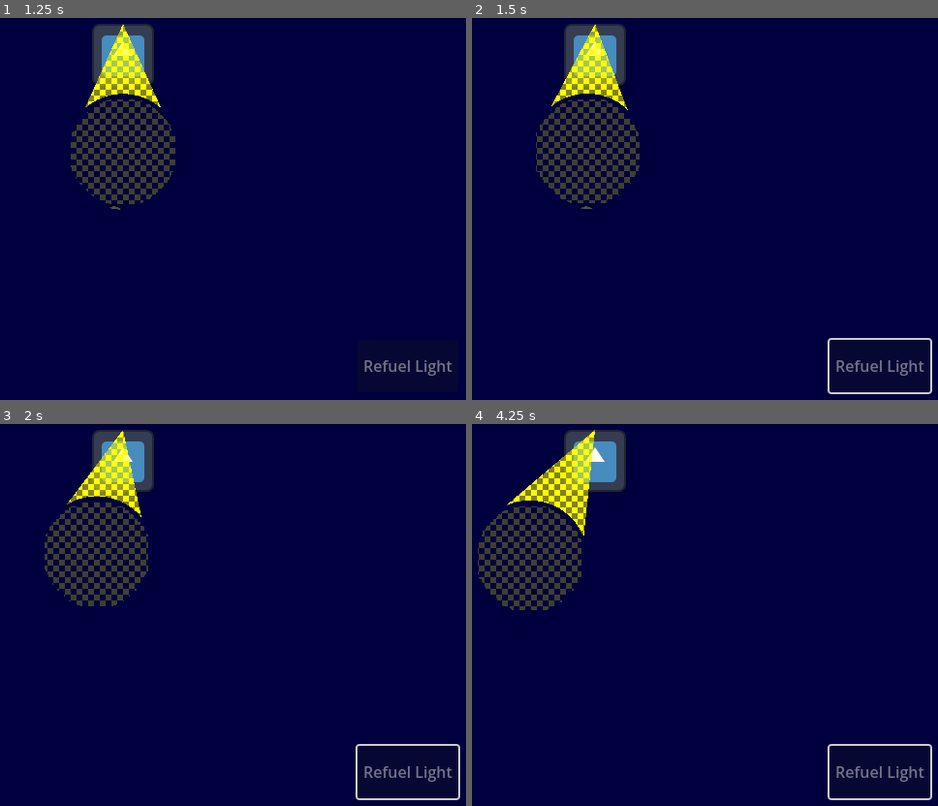
Above: before the commit, frames 1-4 (two rows, left to right).
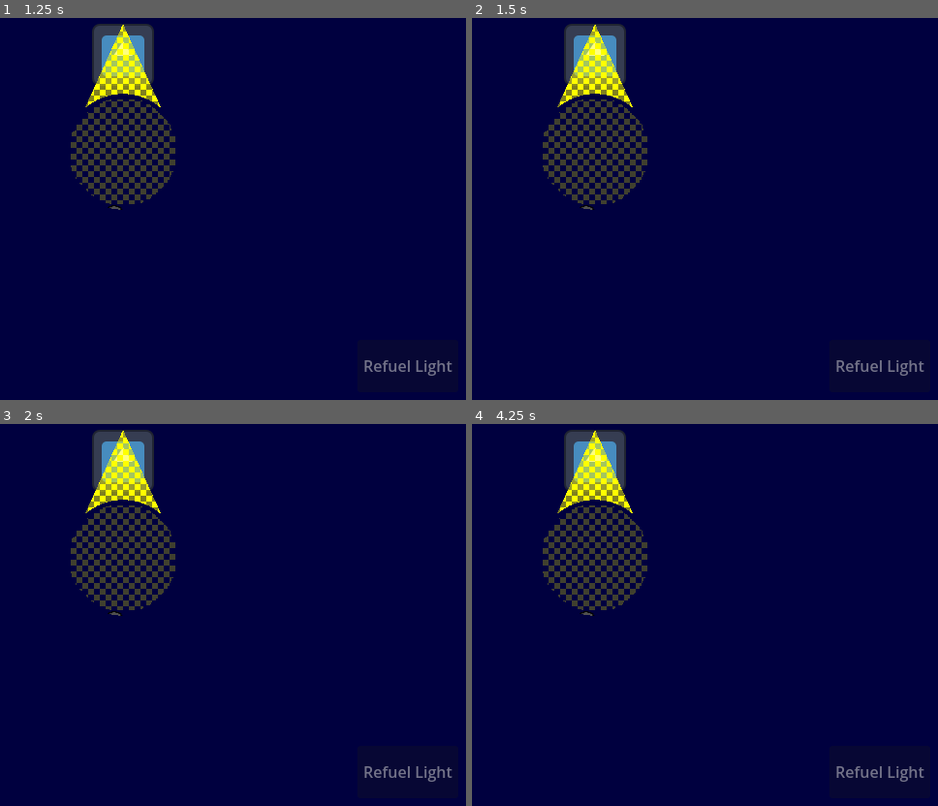
Above: after the commit, the same moments.

Repository: hammy275/lighthouse-operator
Game: Godot game, scene res://Scenes/game.tscn
Same seed, same stepped clock (60 frames per second), same inputs: the game is played once before the commit and once after it. The engine's default icon, where the game draws it, is replaced by a stand-in: a white triangle on a blue panel in a dark square.
Inputs:
- Up to frame 1 (1.25 s): click "Refuel Light" at 0.5 s
- Up to frame 2 (1.5 s): tap Enter at 1.25 s; hold Right (move_right) from 1.28 s (still down)
- Up to frame 3 (2 s): keep holding Right (move_right)
- Up to frame 4 (4.25 s): release Right (move_right) at 2.03 s; hold Down (move_down) 2.03-2.78 s; tap Space at 2.75 s; hold Right (move_right) 2.78-3.53 s; hold Up (move_up) from 3.53 s (still down)

Frame 1 is identical in both runs. In frame 2, 1.2% of the frame differs, in the area x 13-99%, y 2-99%; in frame 3, 2.9%; in frame 4, 6.1%, in the area x 1-99%, y 1-99%.

Commit message:
Prevent Light Movement when Refueling and Remove Arrow GUI Navigation

Diff:
--- a/Scripts/lighthouse.gd
+++ b/Scripts/lighthouse.gd
@@ -51,20 +51,21 @@
 # Called every frame. 'delta' is the elapsed time since the previous frame.
 func _process(delta: float) -> void:
 	# Input handling
-	var input_rotate: float = Input.get_axis("move_left", "move_right") * delta * turn_speed
-	if input_rotate != 0:
-		current_rotation += input_rotate
-		if current_rotation >= PI * 2:
-			current_rotation -= PI * 2
-		elif current_rotation < 0:
-			current_rotation += PI * 2
-		self.calc_and_set_pos()
-	else:
-		var input_inout = Input.get_axis("move_down", "move_up")
-		if input_inout != 0:
-			current_distance += input_inout * inout_speed
-			current_distance = min(max(MIN_TRAVEL_RADIUS, current_distance), MAX_TRAVEL_RADIUS)
+	if not self.doing_relight:
+		var input_rotate: float = Input.get_axis("move_left", "move_right") * delta * turn_speed
+		if input_rotate != 0:
+			current_rotation += input_rotate
+			if current_rotation >= PI * 2:
+				current_rotation -= PI * 2
+			elif current_rotation < 0:
+				current_rotation += PI * 2
 			self.calc_and_set_pos()
+		else:
+			var input_inout = Input.get_axis("move_down", "move_up")
+			if input_inout != 0:
+				current_distance += input_inout * inout_speed
+				current_distance = min(max(MIN_TRAVEL_RADIUS, current_distance), MAX_TRAVEL_RADIUS)
+				self.calc_and_set_pos()
 
 	# Light radius
 	if self.doing_relight:
--- a/project.godot
+++ b/project.godot
@@ -28,6 +28,22 @@
 
 [input]
 
+ui_left={
+"deadzone": 0.5,
+"events": []
+}
+ui_right={
+"deadzone": 0.5,
+"events": []
+}
+ui_up={
+"deadzone": 0.5,
+"events": []
+}
+ui_down={
+"deadzone": 0.5,
+"events": []
+}
 move_left={
 "deadzone": 0.2,
 "events": [Object(InputEventKey,"resource_local_to_scene":false,"resource_name":"","device":-1,"window_id":0,"alt_press …(195 unchanged characters)…
